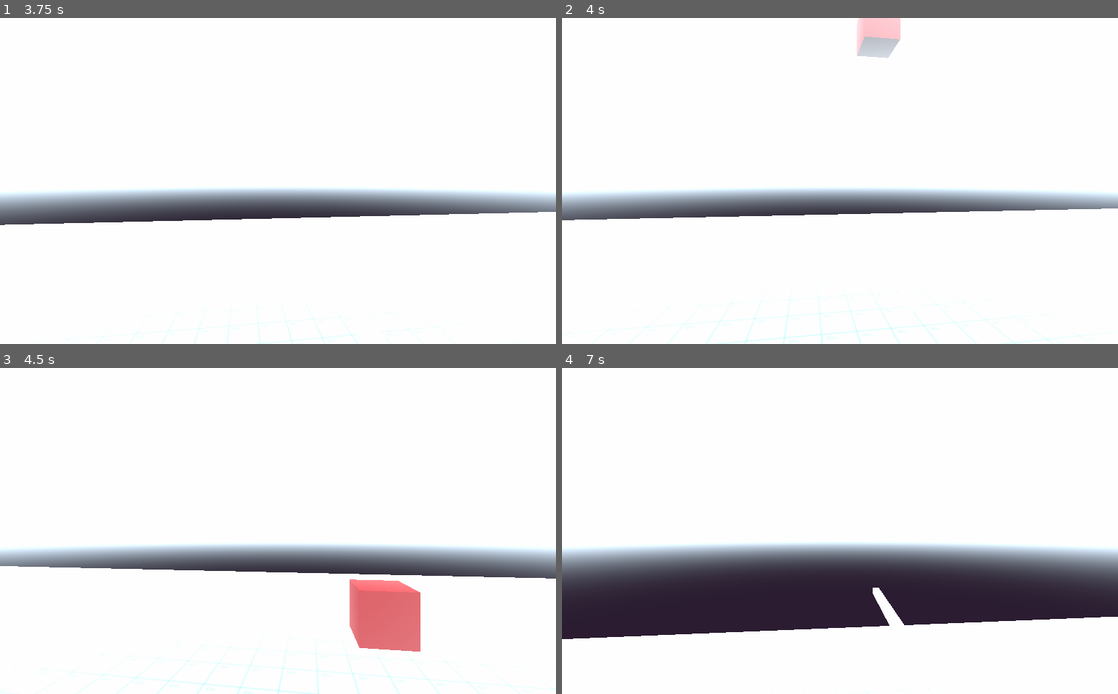
Above: before the commit, frames 1-4 (two rows, left to right).
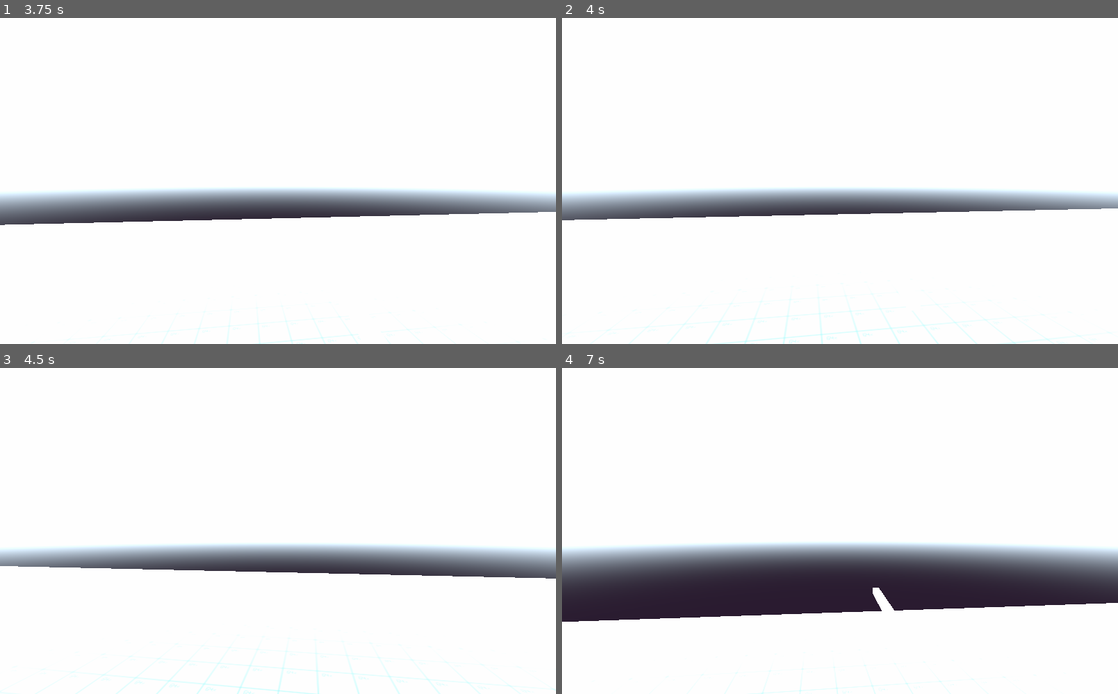
Above: after the commit, the same moments.

Repository: vctrac/FP_DngnMnc
Game: Godot game, scene res://main.tscn
Two runs of this game, one before a commit and one after it. Both use one fixed random seed, a clock stepped at 60 frames per second and the inputs below.
Inputs (mouse positions are in pixels of both pictures, inside the frame that each line leads up to):
- Up to frame 1 (3.75 s): move the mouse to (305, 181) at 0.52 s; hold W (move_forward) from 0.53 s (still down); click (305, 181) at 0.6 s; tap Space (jump) at 0.77, 1.52, 3.02 s; move the mouse to (250, 181) at 1.27 s; tap E (interact) at 1.35, 2.85 s; move the mouse to (289, 174) at 2.02 s; click (289, 174) at 2.1 s; move the mouse to (272, 187) at 2.77 s; move the mouse to (316, 184) at 3.52 s; click (316, 184) at 3.6 s
- Up to frame 2 (4 s): keep holding W (move_forward); tap Space (jump) at 3.77 s
- Up to frame 3 (4.5 s): keep holding W (move_forward); move the mouse to (233, 527) at 4.27 s; tap E (interact) at 4.35 s
- Up to frame 4 (7 s): tap Space (jump) at 4.52, 6.02, 6.77 s; move the mouse to (845, 531) at 5.02 s; click (845, 531) at 5.1 s; move the mouse to (817, 524) at 5.77 s; release W (move_forward) at 5.78 s; hold D (move_right) 5.78-6.53 s; tap E (interact) at 5.85 s; move the mouse to (867, 531) at 6.52 s; hold W (move_forward) from 6.53 s (still down); click (867, 531) at 6.6 s

Frame 1 is identical in both runs. In frame 2, 0.9% of the frame differs, in the area x 53-61%, y 0-13%; in frame 3, 2.6%; in frame 4, 4.7%, in the area x 0-100%, y 72-100%.

Commit message:
setting up git-desktop

Diff:
--- a/main.tscn
+++ b/main.tscn
@@ -53,10 +53,10 @@
 [node name="enemies" type="Node" parent="."]
 
 [node name="enemy" parent="enemies" instance=ExtResource( 7 )]
-transform = Transform( 1, 0, 0, 0, 1, 0, 0, 0, 1, -25.8045, 28.6463, 17.8468 )
+transform = Transform( 1, 0, 0, 0, 1, 0, 0, 0, 1, -4.02943, 13.3756, 17.8468 )
 
 [node name="enemy2" parent="enemies" instance=ExtResource( 7 )]
-transform = Transform( 1, 0, 0, 0, 1, 0, 0, 0, 1, 9.20894, 92.1332, -36.5611 )
+transform = Transform( 1, 0, 0, 0, 1, 0, 0, 0, 1, 9.20894, 20.0859, 0.0198936 )
 
 [node name="enemy3" parent="enemies" instance=ExtResource( 7 )]
-transform = Transform( 1, 0, 0, 0, 1, 0, 0, 0, 1, 36.2135, 216.316, 4.8419 )
+transform = Transform( 1, 0, 0, 0, 1, 0, 0, 0, 1, 7.18613, 20.3765, 10.5109 )
